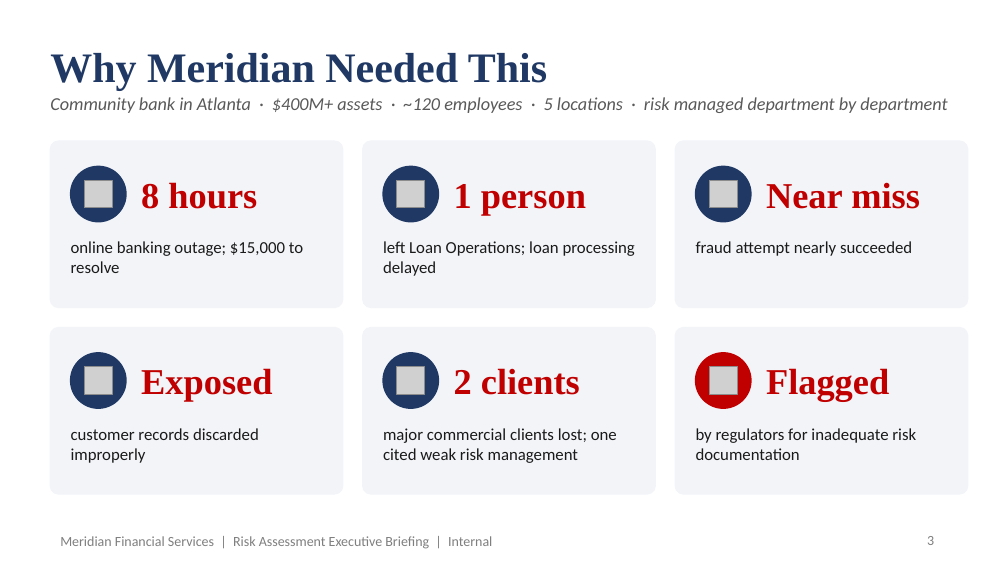
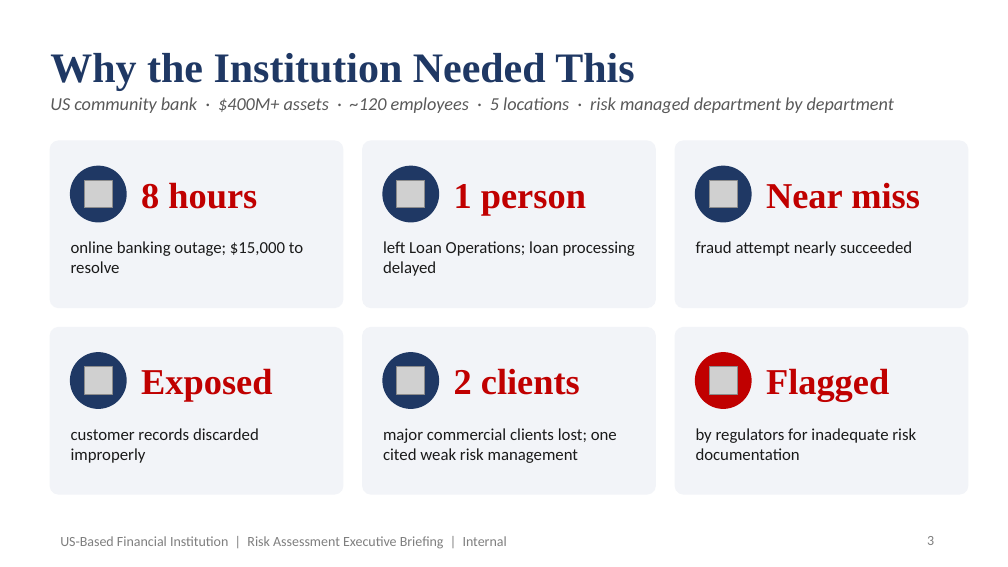
Before and after one commit to jolufowobi/financial-institution-risk-assessment, a slide deck: slide 3 of documents/09-Executive-Presentation.pptx. Drawn at 1008x567 pixels with LibreOffice and Linux fonts; fonts in the diff are those of the drawing; grey boxes stand for pictures. Boxes give left, top, right and bottom in pixels: in the first picture for what was removed or moved away, otherwise in the second. Text is boxed around its words. In the diff, an @@ line names an element or a change of style, - is before the commit and + after.

Commit message:
Add risk assessment framework project

```diff
--- a/documents/09-Executive-Presentation.pptx
+++ b/documents/09-Executive-Presentation.pptx
@@ text at [50, 53, 634, 90]: text changed @@
-Why Meridian Needed This
+Why the Institution Needed This
@@ text at [50, 97, 894, 113]: text changed @@
-Community bank in Atlanta · $400M+ assets · ~120 employees · 5 locations · risk managed department by department
+US community bank · $400M+ assets · ~120 employees · 5 locations · risk managed department by department
@@ text at [60, 536, 507, 549]: text changed @@
-Meridian Financial Services | Risk Assessment Executive Briefing | Internal
+US-Based Financial Institution | Risk Assessment Executive Briefing | Internal
```
Also in this commit, not shown: 11 other slides changed, 9 other files.
